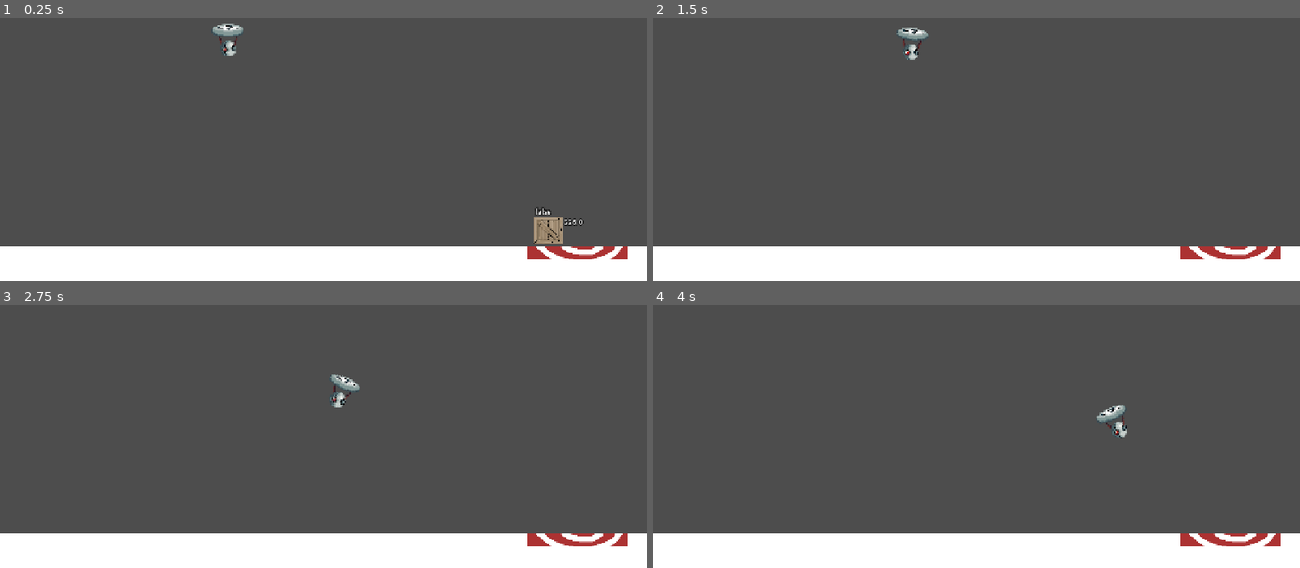
Above: before the commit, frames 1-4 (two rows, left to right).
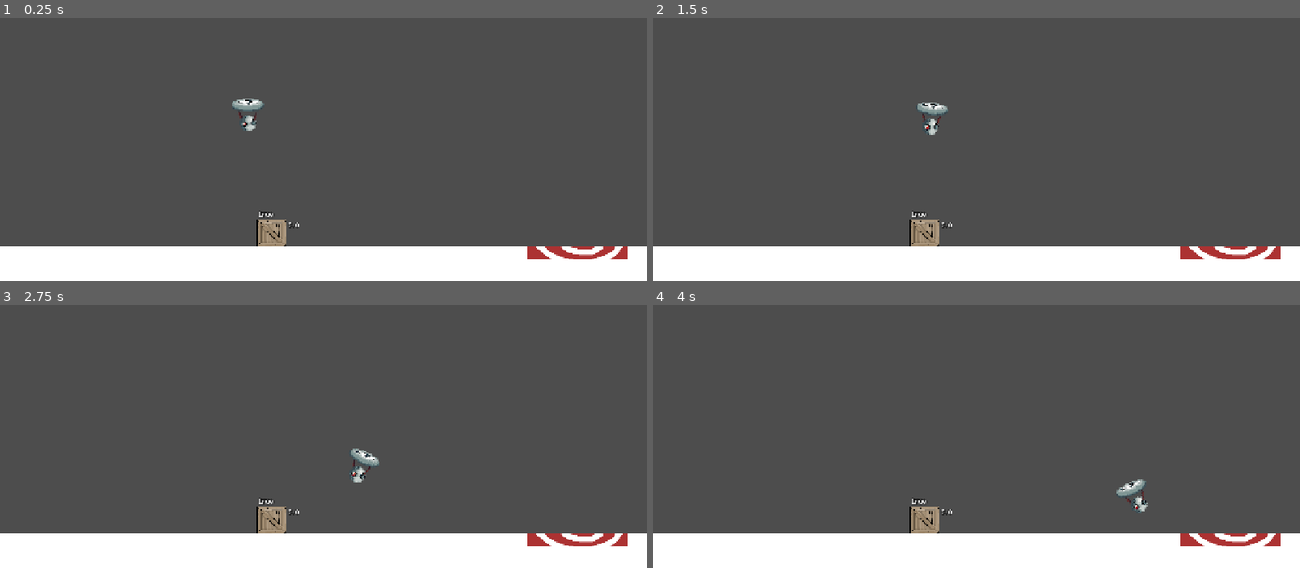
Above: after the commit, the same moments.

Repository: KurzweilTV/WinterJam2024
Game: Godot game, scene res://scenes/prototype/test_map.tscn
The game is run twice, just before and just after one commit, with the same random seed, the same clock (stepped at 60 frames per second) and the same inputs.
Inputs:
- Up to frame 1 (0.25 s): no input
- Up to frame 2 (1.5 s): hold D (move_right) 0.53-1.28 s; hold Space (drop) 0.53-1.28 s; hold S (move_down) from 1.28 s (still down); tap Space (drop) at 1.35 s
- Up to frame 3 (2.75 s): release S (move_down) at 2.03 s; hold D (move_right) from 2.03 s (still down); hold Space (drop) from 2.03 s (still down)
- Up to frame 4 (4 s): release D (move_right) at 2.78 s; release Space (drop) at 2.78 s; hold W (move_up) 2.78-3.53 s; tap Space (drop) at 2.85 s; hold A (move_left) from 3.53 s (still down); hold Space (drop) from 3.53 s (still down)

The runs differ from the first frame. In frame 1, 1.7% of the frame differs, in the area x 32-91%, y 2-87%; in frame 2, 1.1%; in frame 3, 1.1%; in frame 4, 1.1%.
Error before the commit: Invalid access to property or key 'can_score' on a base object of type 'previously freed'. (res://actors/target/target.gd:20)

Commit message:
distance based scoring working

Diff:
--- a/actors/package/package.gd
+++ b/actors/package/package.gd
@@ -14,12 +14,13 @@
 
 	# Track the last significant velocity before collision
 	if linear_velocity.length() > 0.1:  # Ignore extremely small velocities
-		pre_impact_velocity = linear_velocity.length()
+		pre_impact_velocity = round(linear_velocity.length())
 		can_score = false
 		$CanScore.text = str(can_score)
 	else:
-		can_score = true
-		$CanScore.text = str(can_score)
+		if not is_carried:
+			can_score = true
+			$CanScore.text = str(can_score)
 
 func _on_body_entered(body) -> void:
 	if pre_impact_velocity > impact_threshold and !is_colliding:
@@ -29,9 +30,8 @@
 		await get_tree().create_timer(0.5).timeout
 		is_colliding = false
 
-func _handle_collision(collider: Object) -> void:
-	print("Handling collision with: ", collider)
-	# Add collision logic here
+func _handle_collision(_collider: Object) -> void:
+	pass
 
 func set_carry(carried):
 	is_carried = carried
--- a/actors/package/package.tscn
+++ b/actors/package/package.tscn
@@ -27,9 +27,9 @@
 
 [node name="Label" type="Label" parent="."]
 texture_filter = 1
-offset_left = 31.0
+offset_left = 33.0
 offset_top = -26.0
-offset_right = 117.0
+offset_right = 119.0
 text = "Velocity"
 label_settings = SubResource("LabelSettings_nwj4g")
 
@@ -50,5 +50,7 @@
 shape = SubResource("RectangleShape2D_nwj4g")
 debug_color = Color(0.567411, 0.557114, 0, 0.42)
 
+[node name="Scorer" type="Marker2D" parent="."]
+
 [connection signal="body_entered" from="." to="." method="_on_body_entered"]
 [connection signal="body_entered" from="ImpactDetector" to="." method="_on_body_entered"]
--- a/actors/target/target.gd
+++ b/actors/target/target.gd
@@ -1,25 +1,20 @@
 extends Node2D
 
-var target_center: Vector2 = global_position # Center of the target
-var max_radius: float = 200.0 # Maximum radius of the target
-var max_score: int = 100 # Maximum score at the center
-var collidors = []
-
-func calculate_score(hit_position: Vector2) -> int:
-	var distance = target_center.distance_to(hit_position)
-	if distance > max_radius:
-		return 0 # No score if outside the target
-	return int(max_score * (1 - (distance / max_radius)))
+@onready var scorer: Marker2D = $Scorer
+var package : Package = null
+var base_score : int = 100
 
 func _on_scoring_area_body_entered(body: Node2D) -> void:
 	if body is Package:
-		collidors.append(body)
+		package = body
 
-func _check_score() -> void:
-	for collidor in collidors:
-		if collidor.can_score and not collidor.is_carried:
-			print("Collidor Found: " + str(collidors[0]))
-			print(calculate_score(collidor.position))
-			collidor.queue_free()
-		else:
-			return
+func calculate_score() -> float:
+	var dist = scorer.global_position.distance_to(package.global_position)
+	var score = (base_score - dist) * package.mass
+	return max(score, 50.0)
+
+func _on_score_timer_timeout() -> void:
+	if package and package.can_score:
+		print("Score: " + str(calculate_score()))
+		package.queue_free()
+		package = null
--- a/actors/target/target.tscn
+++ b/actors/target/target.tscn
@@ -23,5 +23,7 @@
 [node name="ScoreTimer" type="Timer" parent="."]
 autostart = true
 
+[node name="Scorer" type="Marker2D" parent="."]
+
 [connection signal="body_entered" from="ScoringArea" to="." method="_on_scoring_area_body_entered"]
-[connection signal="timeout" from="ScoreTimer" to="." method="_check_score"]
+[connection signal="timeout" from="ScoreTimer" to="." method="_on_score_timer_timeout"]
--- a/scenes/prototype/test_map.tscn
+++ b/scenes/prototype/test_map.tscn
@@ -14,7 +14,7 @@
 [node name="TestMap" type="Node2D"]
 
 [node name="CharacterBody2D" parent="." instance=ExtResource("1_5ive5")]
-position = Vector2(450, 242)
+position = Vector2(489, 390)
 
 [node name="Environment" type="StaticBody2D" parent="."]
 position = Vector2(0, 182)
@@ -33,7 +33,7 @@
 shape = SubResource("RectangleShape2D_5ive5")
 
 [node name="Package" parent="." instance=ExtResource("2_1jiho")]
-position = Vector2(1084, 590)
+position = Vector2(537, 620)
 physics_material_override = SubResource("PhysicsMaterial_1jiho")
 
 [node name="Target" parent="." instance=ExtResource("3_r0cy5")]
